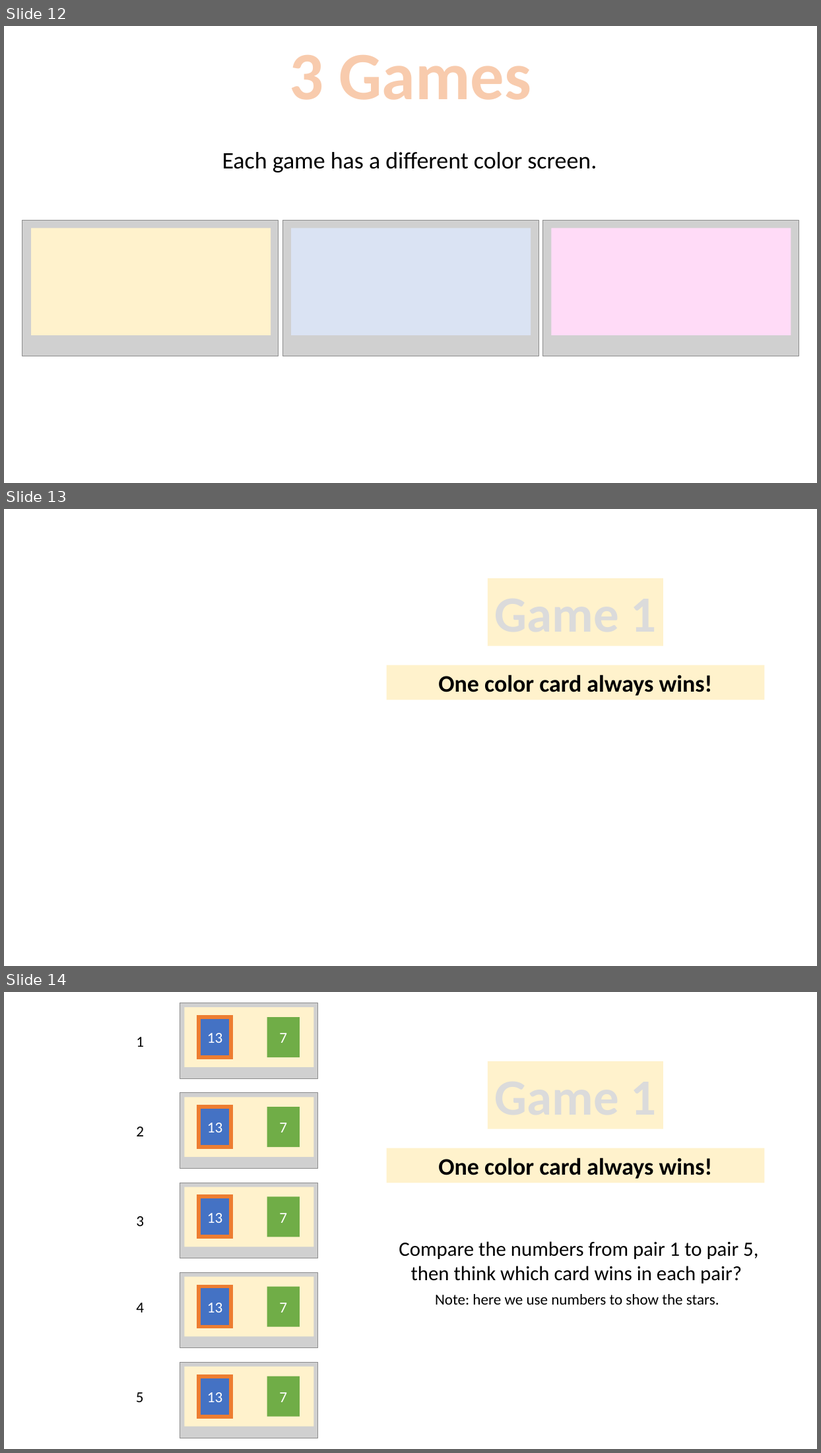
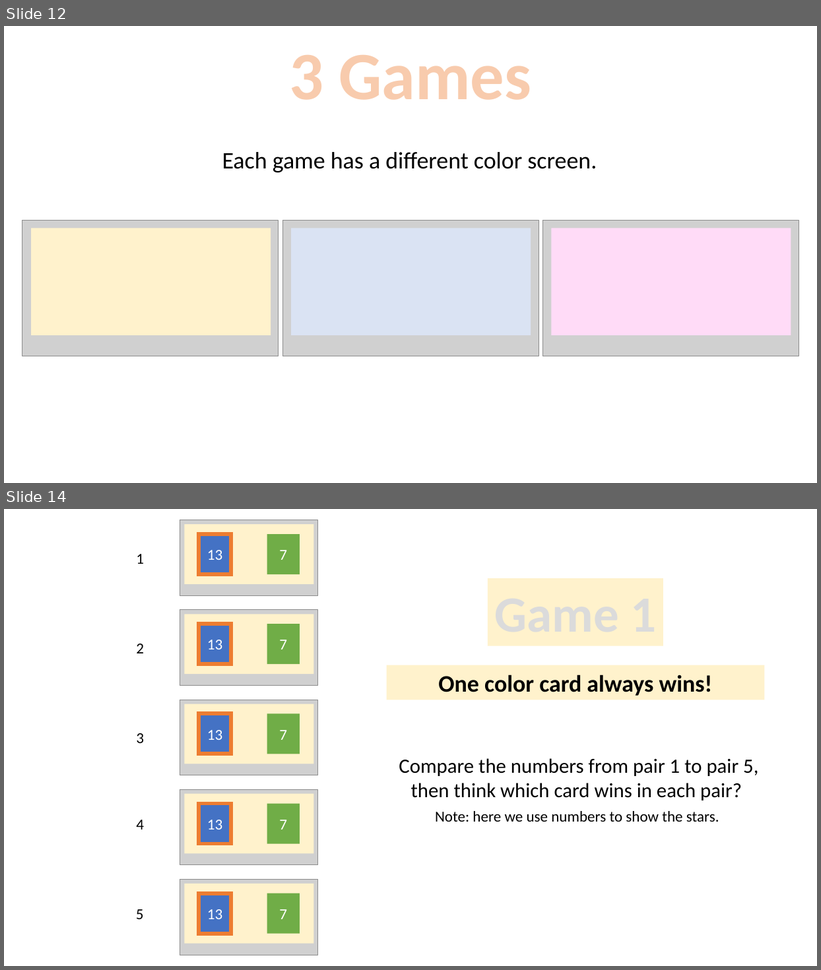
Before and after one commit to LillianXu2019/LUX-RL, a slide deck: images/task_instructions_lux.pptx. Shown one above the other, each under a label of ours: slides 12, 13 and 14 before the commit, slides 12 and 14 after it; the slides between them are not shown. The pictures are 821x1453 and 821x970 pixels, drawn with LibreOffice and Linux fonts; fonts in the diff are those of the drawing; grey boxes stand for pictures. Boxes give left, top, right and bottom in pixels: in the first picture for what was removed or moved away, otherwise in the second. Text is boxed around its words. In the diff, an @@ line names an element or a change of style, - is before the commit and + after.

```diff
--- a/images/task_instructions_lux.pptx
+++ b/images/task_instructions_lux.pptx
@@ slide 13 removed at (4,509,817,966), background #FFFFFF @@
@@ rectangle removed at (488,578,663,646) @@
@@ rectangle removed at (386,665,765,700) @@
-One color card always wins!
```
Also in this commit, not shown: 3 slides added, 2 other slides removed, 12 other files.
